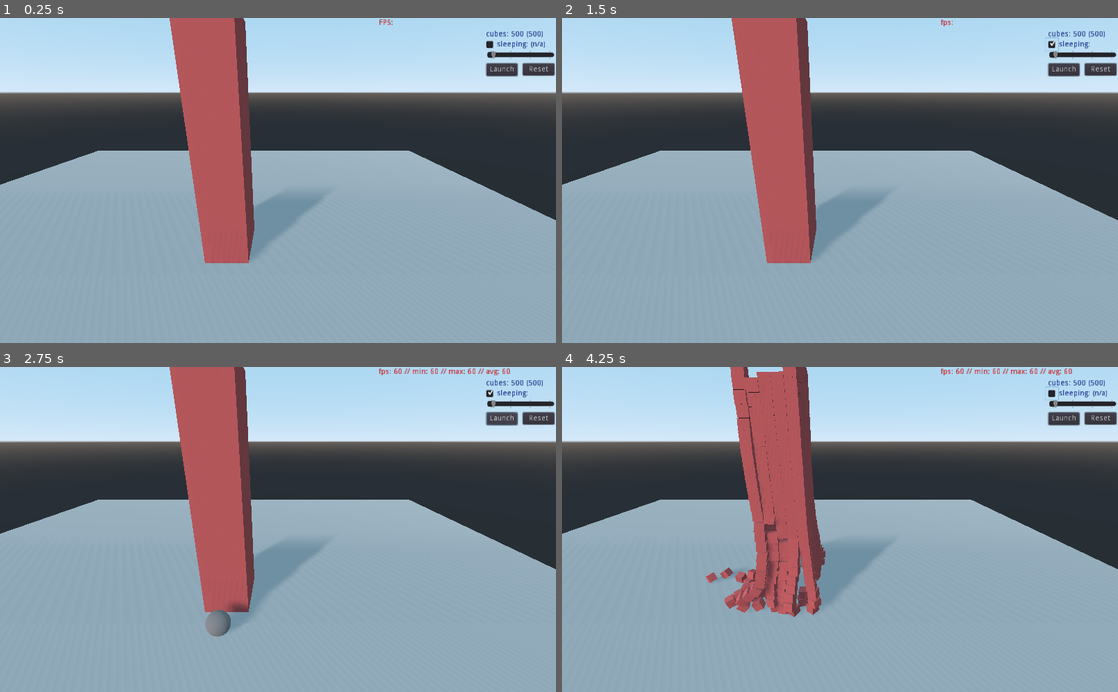
Above: before the commit, frames 1-4 (two rows, left to right).
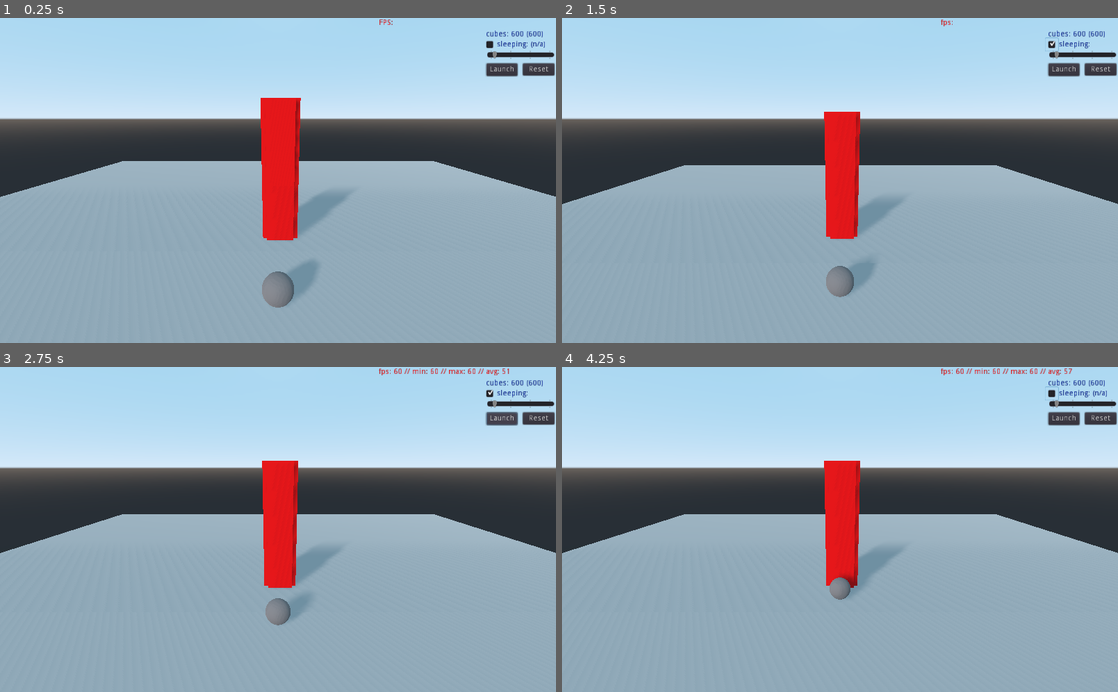
Above: after the commit, the same moments.

Repository: gururise/RigidBody3D-Stress-Test
Game: Godot game, scene res://scenes/main.tscn
Same seed, same stepped clock (60 frames per second), same inputs: the game is played once before the commit and once after it.
Inputs (mouse positions are in pixels of both pictures, inside the frame that each line leads up to):
- Up to frame 1 (0.25 s): no input
- Up to frame 2 (1.5 s): click "Reset" at 0.5 s; click (1051, 44) at 1.25 s
- Up to frame 3 (2.75 s): click "Launch" at 2 s
- Up to frame 4 (4.25 s): click "Launch" at 2.75 s; click (1051, 393) at 3.5 s

The runs differ from the first frame. In frame 1, 26% of the frame differs, in the area x 0-100%, y 0-90%; in frame 2, 26%; in frame 3, 26%; in frame 4, 26%, in the area x 0-100%, y 0-77%.

Commit message:
bug fixes and updates

Diff:
--- a/project.godot
+++ b/project.godot
@@ -8,20 +8,44 @@
 
 config_version=4
 
-_global_script_classes=[  ]
-_global_script_class_icons={
-
-}
-
 [application]
 
 config/name="Rigidbody Stress Test"
 run/main_scene="res://scenes/main.tscn"
 config/icon="res://icon.png"
 
-[display]
+[input]
 
-window/vsync/use_vsync=false
+cam_zoom_in={
+"deadzone": 0.5,
+"events": [ Object(InputEventMouseButton,"resource_local_to_scene":false,"resource_name":"","device":0,"alt":false,"shift":false,"control":false,"meta":false,"command":false,"button_mask":0,"position":Vector2( 0, 0 ),"global_position":Vector2( 0, 0 ),"factor":1.0,"button_index":4,"pressed":false,"doubleclick":false,"script":null)
+ ]
+}
+cam_zoom_out={
+"deadzone": 0.5,
+"events": [ Object(InputEventMouseButton,"resource_local_to_scene":false,"resource_name":"","device":0,"alt":false,"shift":false,"control":false,"meta":false,"command":false,"button_mask":0,"position":Vector2( 0, 0 ),"global_position":Vector2( 0, 0 ),"factor":1.0,"button_index":5,"pressed":false,"doubleclick":false,"script":null)
+ ]
+}
+cam_up={
+"deadzone": 0.5,
+"events": [ Object(InputEventKey,"resource_local_to_scene":false,"resource_name":"","device":0,"alt":false,"shift":false,"control":false,"meta":false,"command":false,"pressed":false,"scancode":87,"unicode":0,"echo":false,"script":null)
+ ]
+}
+cam_down={
+"deadzone": 0.5,
+"events": [ Object(InputEventKey,"resource_local_to_scene":false,"resource_name":"","device":0,"alt":false,"shift":false,"control":false,"meta":false,"command":false,"pressed":false,"scancode":83,"unicode":0,"echo":false,"script":null)
+ ]
+}
+cam_right={
+"deadzone": 0.5,
+"events": [ Object(InputEventKey,"resource_local_to_scene":false,"resource_name":"","device":0,"alt":false,"shift":false,"control":false,"meta":false,"command":false,"pressed":false,"scancode":68,"unicode":0,"echo":false,"script":null)
+ ]
+}
+cam_left={
+"deadzone": 0.5,
+"events": [ Object(InputEventKey,"resource_local_to_scene":false,"resource_name":"","device":0,"alt":false,"shift":false,"control":false,"meta":false,"command":false,"pressed":false,"scancode":65,"unicode":0,"echo":false,"script":null)
+ ]
+}
 
 [physics]
 
--- a/scenes/cube.tscn
+++ /dev/null
@@ -1,21 +0,0 @@
-[gd_scene load_steps=4 format=2]
-
-[sub_resource type="BoxShape" id=1]
-
-[sub_resource type="CubeMesh" id=3]
-
-[sub_resource type="SpatialMaterial" id=4]
-albedo_color = Color( 0.784314, 0.341176, 0.341176, 1 )
-
-[node name="Cube" type="RigidBody"]
-mass = 0.25
-sleeping = true
-
-[node name="CollisionShape" type="CollisionShape" parent="."]
-transform = Transform( 1, 0, 0, 0, 1, 0, 0, 0, 1, 0, 1, 0 )
-shape = SubResource( 1 )
-
-[node name="MeshInstance" type="MeshInstance" parent="."]
-transform = Transform( 1, 0, 0, 0, 1, 0, 0, 0, 1, 0, 1, 0 )
-mesh = SubResource( 3 )
-material/0 = SubResource( 4 )
--- a/scenes/cube_mm.tscn
+++ b/scenes/cube_mm.tscn
@@ -1,10 +1,10 @@
 [gd_scene load_steps=2 format=2]
 
 [sub_resource type="BoxShape" id=1]
+extents = Vector3( 0.5, 0.5, 0.5 )
 
 [node name="Cube" type="RigidBody"]
 transform = Transform( 1, 0, 0, 0, 1, 0, 0, 0, 1, 0, 1, 0 )
-mass = 0.25
 sleeping = true
 
 [node name="CollisionShape" type="CollisionShape" parent="."]
--- a/scenes/main.gd
+++ b/scenes/main.gd
@@ -3,11 +3,10 @@
 # Declare member variables here. Examples:
 # var a = 2
 # var b = "text"
-export(int,20,75000) var num_cubes := 500
-export(int,12,60) var size := 20
-export(float) var x_dist := 2.0
-export(float) var y_dist := 2.0
-export(float) var z_dist := 2.0
+export(int,25,75000) var num_cubes : int = 500
+export(int,1,100) var side_length : int = 15
+export(int,1,400) var impulse : int = 75
+
 #onready var cube : PackedScene = preload("res://scenes/cube.tscn")
 onready var cube_mm : PackedScene = preload("res://scenes/cube_mm.tscn")
 onready var marble : PackedScene = preload("res://scenes/marble.tscn")
@@ -31,27 +30,21 @@
 onready var frames : int = -20  # need to wait a bit before starting to track the fps
 
 # Called when the node enters the scene tree for the first time.
-func _ready():
+func _ready() -> void:
 	instanced_marble = marble.instance()
 	add_child(instanced_marble)
 	$CanvasLayer/HSlider.value = num_cubes
 	$CanvasLayer/NumLabel.text = "cubes: " + str(num_cubes) + " (" + str(num_cubes) + ")"
 	# setup multimesh instances
 	mm.set_instance_count(num_cubes)
-	spawnCubes()
+	spawn_cubes()
 
-func _input(event):
-	if event is InputEventMouseMotion && Input.is_mouse_button_pressed(BUTTON_LEFT):
-		$Camera.rotate_y(deg2rad(-event.relative.x*mouse_sens))
-		var changev=-event.relative.y*mouse_sens
-		if camera_anglev+changev>-50 and camera_anglev+changev<50:
-			camera_anglev+=changev
-			$Camera.rotate_x(deg2rad(changev))
+func _unhandled_input(event) -> void:
 	if event is InputEventKey:
 		if Input.is_key_pressed(KEY_SPACE):
 			launchMarble()
 
-func _process(delta):
+func _process(delta) -> void:
 	timer += delta
 	if timer > TIMER_LIMIT:
 		frames += 1
@@ -64,33 +57,51 @@
 			if fps > fps_max:
 				fps_max = fps
 			fps_sum += fps
+# warning-ignore:integer_division
 			fps_average = fps_sum / frames
 			fpsLabel.text = "fps: " + str(fps) + " // " + "min: " + str(fps_min) + " // " + "max: " + str(fps_max) + " // " + "avg: " + str(fps_average)
 
-func _physics_process(delta):
+func _physics_process(_delta) -> void:
 	# update per-instance multimesh transforms on each physics frame
-	for i in range(num_cubes):
+	for i in range(mm.instance_count):
 		mm.set_instance_transform(i,cubeContainer.get_child(i).transform)
 
-func spawnCubes():
+func spawn_cubes() -> void:
+	PhysicsServer.set_active(false)
+
+	var a = -side_length / 2.0
+	var b = 0
+	var c = a
+	var d = 0
+
 	for i in range(mm.instance_count):
 		var instanced_cube = cube_mm.instance()
-		var modval = i%size
 # warning-ignore:integer_division
-		if (modval < size/4):
-			instanced_cube.translate(Vector3(modval*x_dist,i/size*y_dist,40))
-# warning-ignore:integer_division
-		elif (modval < size/2):
-			instanced_cube.translate(Vector3(0,i/size*y_dist,40+z_dist+((modval-size/4)*z_dist)))
-# warning-ignore:integer_division
-		elif (modval < size/4*3):
-			instanced_cube.translate(Vector3(size/2-x_dist,i/size*y_dist,40+z_dist+((modval-size/2)*z_dist)))
+		var level = i / (side_length * 4)
+
+		#reset side a,b,c,d to zero on new level
+		if (i % (side_length * 4) == 0):
+			a = -side_length / 2.0
+			b = 0
+			c = a
+			d = 0
+
+		if i%4 == 0:
+			instanced_cube.translate(Vector3(a+1,level+0.5,0))
+			a+=1
+		elif i%4 == 1:
+			instanced_cube.translate(Vector3(-side_length / 2.0 + side_length + 1.0, level + 0.5, b + 1.0))
+			b+=1
+		elif i%4 == 2:
+			instanced_cube.translate(Vector3(c + 1.0, level + 0.5, side_length + 1.0))
+			c+=1
 		else:
-			instanced_cube.translate(Vector3((modval-size/4*3)*x_dist,i/size*y_dist,40+z_dist+size/4*z_dist))
+			instanced_cube.translate(Vector3(-side_length / 2.0, level + 0.5, d + 1.0))
+			d+=1
 		get_node("CubeContainer").add_child(instanced_cube)
 		mm.set_instance_transform(i,instanced_cube.transform)
 
-func resetFPS():
+func resetFPS() -> void:
 	fpsLabel.text = "fps: "
 	fps_min = 9999
 	fps_max = 0
@@ -98,16 +109,20 @@
 	fps_average = 0.0
 	frames = -20
 
-func launchMarble():
+func launchMarble() -> void:
 	if not marble_launched:
-		instanced_marble.add_central_force(Vector3(-2000,0,-19000))
+		PhysicsServer.set_active(true)
+		#instanced_marble.translate(Vector3(-side_length/2,0,0))
+		instanced_marble.apply_central_impulse(Vector3(0,0,-impulse))
 		marble_launched = true
+		fps_sum = 0
+		frames = 1
 
-func deleteCubes():
+func deleteCubes() -> void:
 	for c in cubeContainer.get_children():
 		c.free()
 
-func resetAll():
+func resetAll() -> void:
 	resetFPS()
 	# delete marble
 	instanced_marble.free()
@@ -121,22 +136,23 @@
 	instanced_marble = marble.instance()
 	marble_launched = false
 	add_child(instanced_marble)
-	spawnCubes()
+	spawn_cubes()
 
 
-func _on_HSlider_value_changed(value):
+func _on_HSlider_value_changed(value) -> void:
 	$CanvasLayer/NumLabel.text = "cubes: " + str(value) + " (" + str(num_cubes) + ")"
 
-func _on_Timer_timeout():
+func _on_Timer_timeout() -> void:
 	# Performance monitor does not work for Bullet Physics (we use a workaround) - https://github.com/godotengine/godot/issues/16540
-	#sleepLabel.text = "sleeping: " + str(num_cubes - Performance.get_monitor(Performance.PHYSICS_3D_ACTIVE_OBJECTS) + 1)
+	# sleepLabel.text = "sleeping: " + str(num_cubes - Performance.get_monitor(Performance.PHYSICS_3D_ACTIVE_OBJECTS) + 1)
+
 	var sleep_count = 0
 	for c in cubeContainer.get_children():
 		if c.sleeping:
 			sleep_count = sleep_count + 1
 	sleepLabel.text = "sleeping: " + str(sleep_count)
 
-func _on_CheckBox_toggled(button_pressed):
+func _on_CheckBox_toggled(button_pressed) -> void:
 	if (button_pressed):
 		$Timer.start()
 		sleepLabel.text = "sleeping: "
--- a/scenes/main.tscn
+++ b/scenes/main.tscn
@@ -1,6 +1,7 @@
-[gd_scene load_steps=10 format=2]
+[gd_scene load_steps=11 format=2]
 
 [ext_resource path="res://scenes/main.gd" type="Script" id=1]
+[ext_resource path="res://scenes/CameraGimbal.gd" type="Script" id=2]
 
 [sub_resource type="ProceduralSky" id=1]
 
@@ -10,7 +11,7 @@
 background_sky_custom_fov = 72.4
 
 [sub_resource type="SpatialMaterial" id=3]
-albedo_color = Color( 0.784314, 0.341176, 0.341176, 1 )
+albedo_color = Color( 1, 0, 0.00784314, 1 )
 
 [sub_resource type="CubeMesh" id=4]
 material = SubResource( 3 )
@@ -30,15 +31,13 @@
 
 [node name="Spatial" type="Spatial"]
 script = ExtResource( 1 )
+num_cubes = 600
+side_length = 5
 
 [node name="DirectionalLight" type="DirectionalLight" parent="."]
 transform = Transform( 0.783125, 0.326696, -0.529136, -0.140253, 0.921752, 0.361527, 0.605842, -0.208908, 0.767667, -15.9405, 16.3017, 27.6911 )
 light_energy = 0.75
 shadow_enabled = true
-
-[node name="Camera" type="Camera" parent="."]
-transform = Transform( 1, 0, 0, 0, 0.929609, 0.368548, 0, -0.368548, 0.929609, 15.7354, 37.2483, 95.5262 )
-far = 150.0
 
 [node name="WorldEnvironment" type="WorldEnvironment" parent="."]
 environment = SubResource( 2 )
@@ -47,7 +46,6 @@
 multimesh = SubResource( 5 )
 
 [node name="Floor" type="StaticBody" parent="."]
-editor/display_folded = true
 
 [node name="CollisionShape" type="CollisionShape" parent="Floor"]
 shape = SubResource( 6 )
@@ -104,9 +102,9 @@
 margin_top = 60.0
 margin_right = 1021.0
 margin_bottom = 76.0
-min_value = 100.0
+min_value = 25.0
 max_value = 10000.0
-step = 20.0
+step = 25.0
 page = 100.0
 value = 500.0
 rounded = true
@@ -114,6 +112,9 @@
 allow_lesser = true
 tick_count = 4
 ticks_on_borders = true
+__meta__ = {
+"_edit_use_anchors_": false
+}
 
 [node name="CheckBox" type="CheckBox" parent="CanvasLayer"]
 margin_left = 890.0
@@ -123,6 +124,16 @@
 
 [node name="Timer" type="Timer" parent="."]
 wait_time = 5.0
+
+[node name="CameraGimbal" type="Spatial" parent="."]
+script = ExtResource( 2 )
+
+[node name="InnerGimbal" type="Spatial" parent="CameraGimbal"]
+
+[node name="Camera" type="Camera" parent="CameraGimbal/InnerGimbal"]
+transform = Transform( 1, 0, 0, 0, 0.965926, 0.258819, 0, -0.258819, 0.965926, 0, 20, 40 )
+far = 150.0
+
 [connection signal="pressed" from="CanvasLayer/LaunchButton" to="." method="launchMarble"]
 [connection signal="pressed" from="CanvasLayer/ResetButton" to="." method="resetAll"]
 [connection signal="value_changed" from="CanvasLayer/HSlider" to="." method="_on_HSlider_value_changed"]
--- a/scenes/marble.tscn
+++ b/scenes/marble.tscn
@@ -13,7 +13,7 @@
 height = 5.0
 
 [node name="Marble" type="RigidBody"]
-transform = Transform( 1, 0, 0, 0, 1, 0, 0, 0, 1, 7, 2.7, 90 )
+transform = Transform( 1, 0, 0, 0, 1, 0, 0, 0, 1, 0, 2.5, 25 )
 mass = 7.8
 
 [node name="CollisionShape" type="CollisionShape" parent="."]
